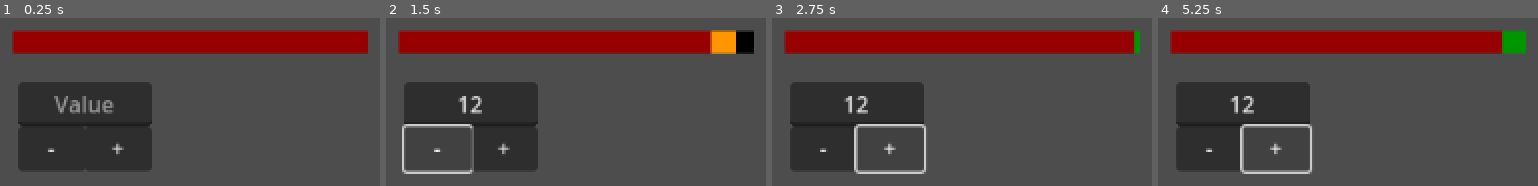
Above: before the commit, frames 1-4 (left to right).
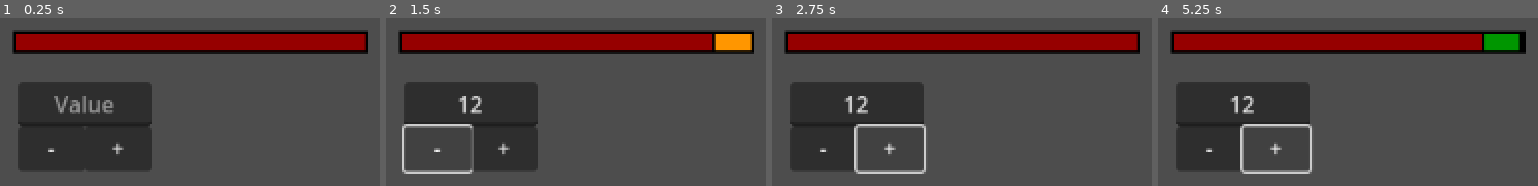
Above: after the commit, the same moments.

Repository: Xanmal877/The-Runic-Isles-MVM-28
Game: Godot game, scene res://scenes/test.tscn
The game is run twice, just before and just after one commit, with the same random seed, the same clock (stepped at 60 frames per second) and the same inputs.
Inputs (mouse positions are in pixels of both pictures, inside the frame that each line leads up to):
- Up to frame 1 (0.25 s): no input
- Up to frame 2 (1.5 s): click (469, 105) at 0.52 s; type "12" at 0.6 s; click "-" at 1.25 s
- Up to frame 3 (2.75 s): click "+" at 2 s
- Up to frame 4 (5.25 s): click "-" at 2.75 s; click "+" at 3.5 s; click "-" at 4.25 s; click "+" at 5 s

The runs differ from the first frame. In frame 1, 4.7% of the frame differs, in the area x 3-97%, y 7-22%; in frame 2, 4.9%; in frame 3, 4.7%; in frame 4, 5.3%.

Commit message:
massive overhaul

Diff:
--- a/scenes/health_bar.tscn
+++ b/scenes/health_bar.tscn
@@ -6,6 +6,11 @@
 
 [sub_resource type="StyleBoxFlat" id="StyleBoxFlat_bedib"]
 bg_color = Color(0.588235, 0, 0, 1)
+border_width_left = 2
+border_width_top = 2
+border_width_right = 2
+border_width_bottom = 2
+border_color = Color(0, 0, 0, 1)
 corner_detail = 1
 
 [sub_resource type="StyleBoxFlat" id="StyleBoxFlat_lfdnc"]
@@ -13,6 +18,11 @@
 corner_detail = 1
 
 [sub_resource type="StyleBoxFlat" id="StyleBoxFlat_rl3pq"]
+border_width_left = 2
+border_width_top = 2
+border_width_right = 2
+border_width_bottom = 2
+border_color = Color(0, 0, 0, 1)
 corner_detail = 1
 
 [node name="HealthBarContainer" type="Node2D"]
@@ -27,6 +37,10 @@
 value = 100.0
 show_percentage = false
 
+[node name="HealthTweenTimer" type="Timer" parent="."]
+wait_time = 0.2
+one_shot = true
+
 [node name="AlterationBar" type="ProgressBar" parent="."]
 z_index = -1
 offset_right = 256.0
@@ -36,3 +50,10 @@
 step = 0.0
 value = 100.0
 show_percentage = false
+
+[node name="AlterationTweenTimer" type="Timer" parent="."]
+wait_time = 0.2
+one_shot = true
+
+[connection signal="timeout" from="HealthTweenTimer" to="." method="_on_health_tween_timer_timeout"]
+[connection signal="timeout" from="AlterationTweenTimer" to="." method="_on_alteration_tween_timer_timeout"]
--- a/scripts/health_bar.gd
+++ b/scripts/health_bar.gd
@@ -1,45 +1,97 @@
 extends Node2D
 
 
-@onready var parent: Object = get_parent()
-@onready var parent_health_ratio: float = parent.health / parent.max_health
+func _on_alteration_tween_timer_timeout():
+	handle_negative_alteration()
+
+
+func _on_health_tween_timer_timeout():
+	handle_positive_health_change()
+
+
+@export var parent: Node
+var parent_health_copy: int : set = _on_parent_health_change
+var parent_health_ratio: float
+
+var tween_positive_health_change: Tween
+var tween_negative_health_change: Tween
+var tween_positive_alteration: Tween
+var tween_negative_alteration: Tween
+
+@export var heal_color: Color = Color8(0, 150, 0)
+@export var damage_color: Color = Color8(255, 150, 0)
+
+
+func _ready():
+	if parent is not Node:
+		parent = get_parent()
+	parent_health_copy = parent.health
+	parent_health_ratio = parent.health / parent.max_health
 
 
 func _process(delta):
-	positive_health_change()
-	positive_alteration()
-	negative_health_change()
-	negative_alteration()
-	alteration_color_switch()
+	parent_health_copy = parent.health
 	update_max_health()
 
 
-func positive_health_change() -> void:
-	if $HealthBar.value < parent.health:
-		$HealthBar.value = lerp($HealthBar.value, parent.health, 0.05)
+func _on_parent_health_change(param1):
+	if parent.health < parent_health_copy:
+		handle_negative_health_change()
+		set_alteration_bar_color(damage_color)
+		#print("dmg was applied")
+
+	elif parent.health > parent_health_copy:
+		handle_positive_alteration()
+		set_alteration_bar_color(heal_color)
+		#print("heal was applied")
+
+	parent_health_copy = param1
 
 
-func positive_alteration() -> void:
-	if $AlterationBar.value < parent.health:
-		$AlterationBar.value = lerp($AlterationBar.value, parent.health, 0.5)
+func handle_positive_health_change() -> void:
+	if tween_positive_health_change is Tween:
+		tween_positive_health_change.kill()
+		#print("tween positive health change killed")
+
+	tween_positive_health_change = create_tween()
+	tween_positive_health_change.tween_property($HealthBar, "value", parent.health, 0.2)
+	#print("tween positive health change started")
 
 
-func negative_health_change() -> void:
-	if parent.health < $HealthBar.value:
-		$HealthBar.value = lerp($HealthBar.value, parent.health, 0.5)
+func handle_positive_alteration() -> void:
+	if tween_positive_alteration is Tween:
+		tween_positive_alteration.kill()
+		#print("tween positive alteration killed")
+
+	$HealthTweenTimer.start(0.2)
+	tween_positive_alteration = create_tween()
+	tween_positive_alteration.tween_property($AlterationBar, "value", parent.health, 0.2)
+	#print("tween positive alteration started")
 
 
-func negative_alteration() -> void:
-	if parent.health < $AlterationBar.value:
-		$AlterationBar.value = lerp($AlterationBar.value, parent.health, 0.05)
+func handle_negative_health_change() -> void:
+	if tween_negative_health_change is Tween:
+			tween_negative_health_change.kill()
+			#print("tween negative health change killed")
+
+	$AlterationTweenTimer.start(0.2)
+	tween_negative_health_change = create_tween()
+	tween_negative_health_change.tween_property($HealthBar, "value", parent.health, 0.2)
+	#print("tween negative health change started")
 
 
-func alteration_color_switch() -> void:
-	if parent.health < $AlterationBar.value:
-		$AlterationBar.get("theme_override_styles/fill").bg_color = Color8(255, 150, 0)
+func handle_negative_alteration() -> void:
+	if tween_negative_alteration is Tween:
+		tween_negative_alteration.kill()
+		#print("tween negative alteration killed")
 
-	if $AlterationBar.value < parent.health:
-		$AlterationBar.get("theme_override_styles/fill").bg_color = Color8(0, 150, 0)
+	tween_negative_alteration = create_tween()
+	tween_negative_alteration.tween_property($AlterationBar, "value", parent.health, 0.2)
+	#print("tween negative alteration started")
+
+
+func set_alteration_bar_color(color: Color) -> void:
+	$AlterationBar.get("theme_override_styles/fill").bg_color = color
 
 
 func update_max_health() -> void:
